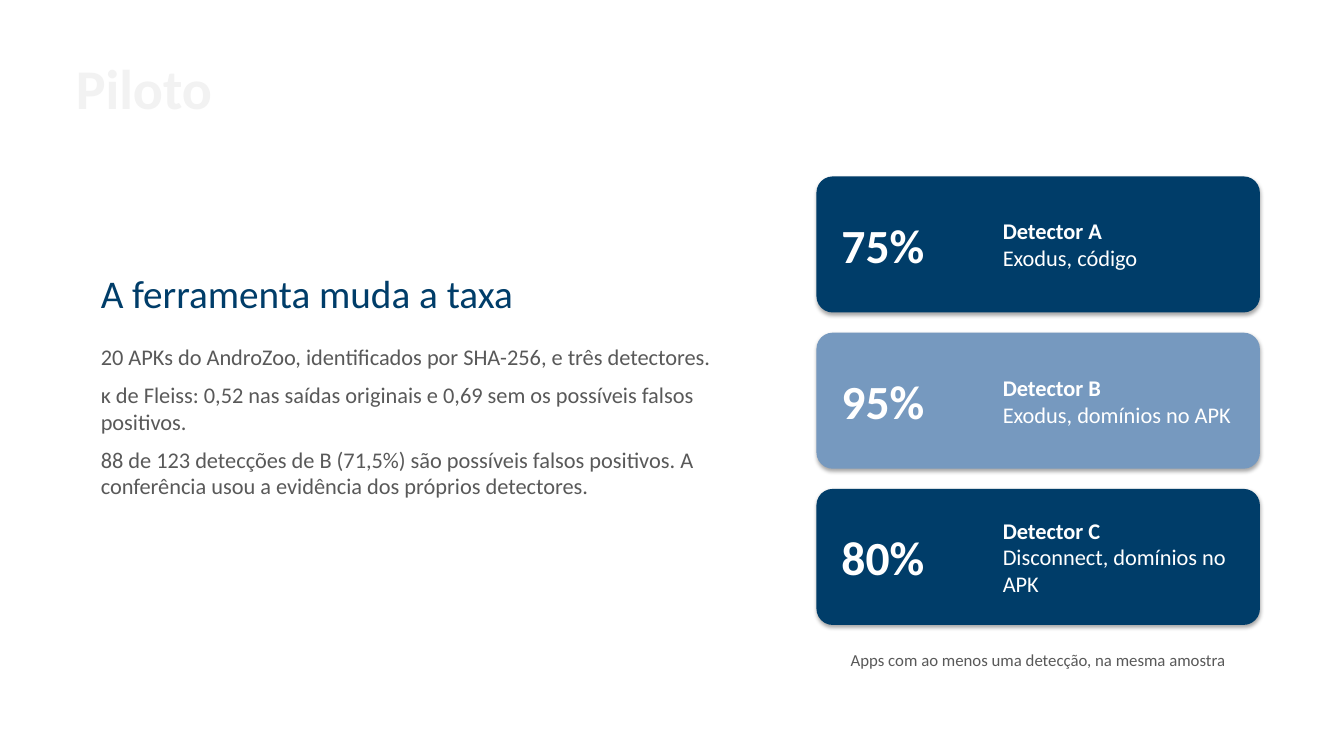
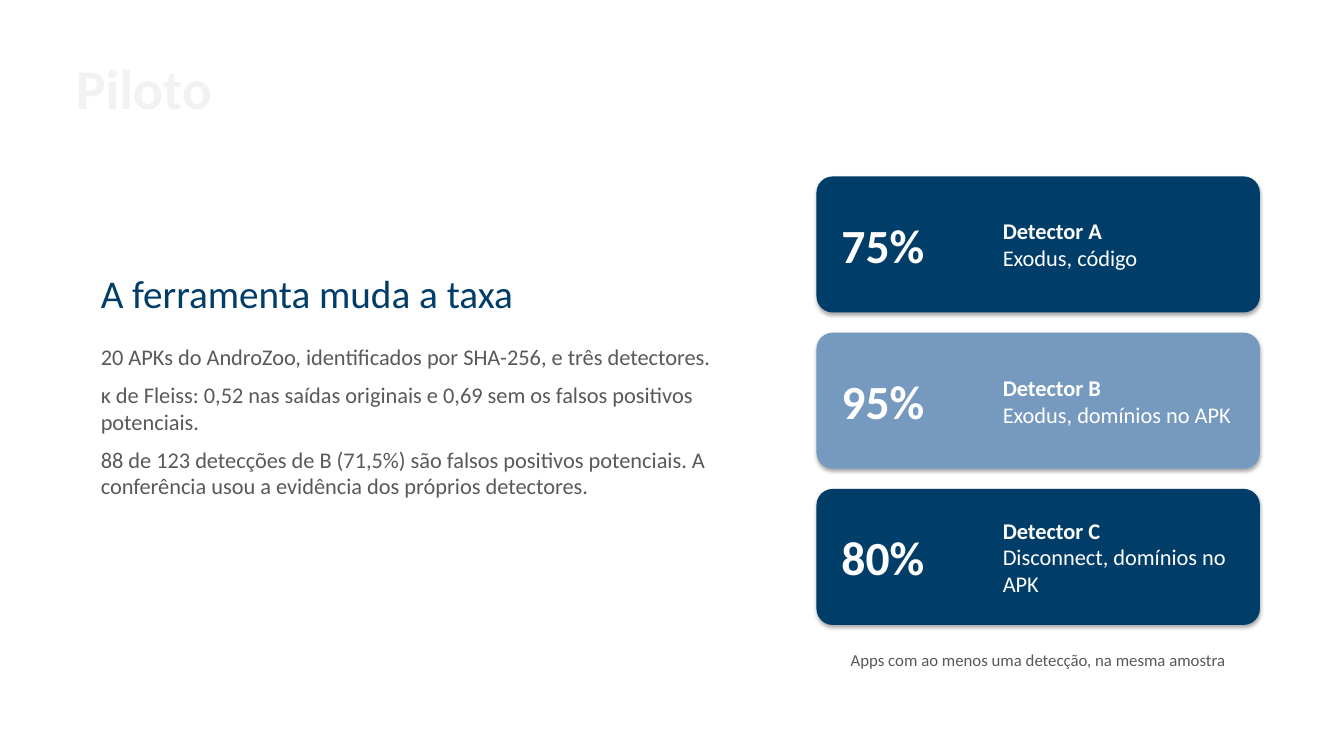
Before and after one commit to ClaudioAMF1/TCC, a slide deck: slide 10 of tcc/apresentacao/simulacao-defesa-rascunho.pptx. Drawn at 1344x756 pixels with LibreOffice and Linux fonts; fonts in the diff are those of the drawing; background and template pictures are left out. Boxes give left, top, right and bottom in pixels: in the first picture for what was removed or moved away, otherwise in the second. Text is boxed around its words. In the diff, an @@ line names an element or a change of style, - is before the commit and + after.

```diff
--- a/tcc/apresentacao/simulacao-defesa-rascunho.pptx
+++ b/tcc/apresentacao/simulacao-defesa-rascunho.pptx
@@ text at (101,387,705,498): text changed @@
-κ de Fleiss: 0,52 nas saídas originais e 0,69 sem os possíveis falsos positivos.
-88 de 123 detecções de B (71,5%) são possíveis falsos positivos. A conferência usou a evidência dos próprios detectores.
+κ de Fleiss: 0,52 nas saídas originais e 0,69 sem os falsos positivos potenciais.
+88 de 123 detecções de B (71,5%) são falsos positivos potenciais. A conferência usou a evidência dos próprios detectores.
```
Also in this commit, not shown: 5 other files.
